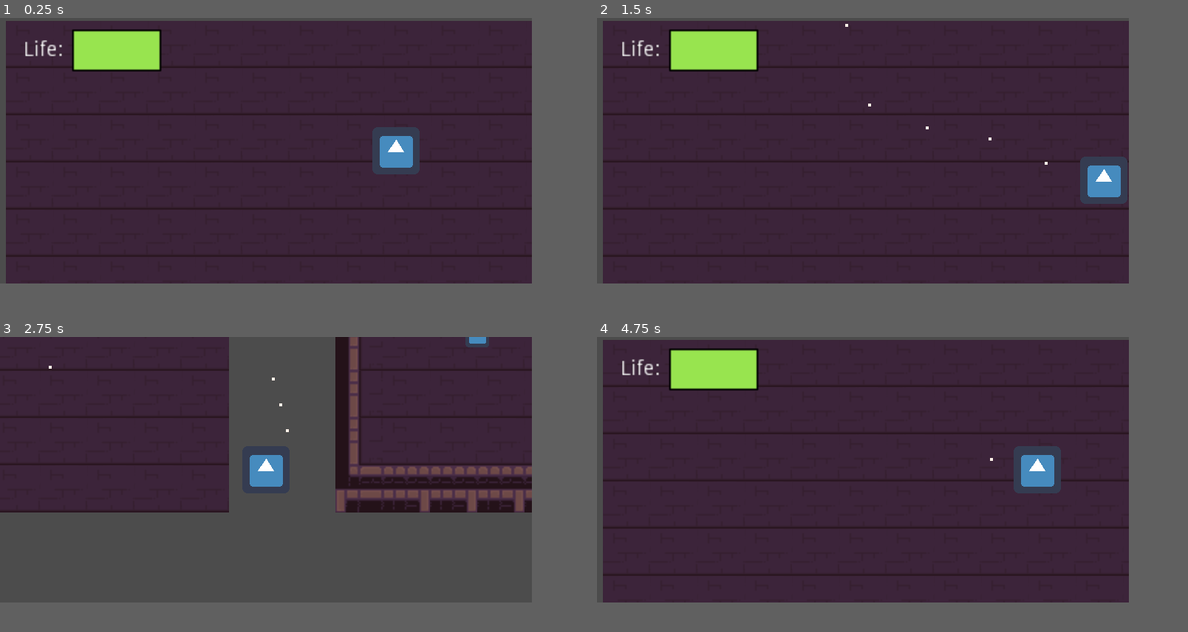
Above: before the commit, frames 1-4 (two rows, left to right).
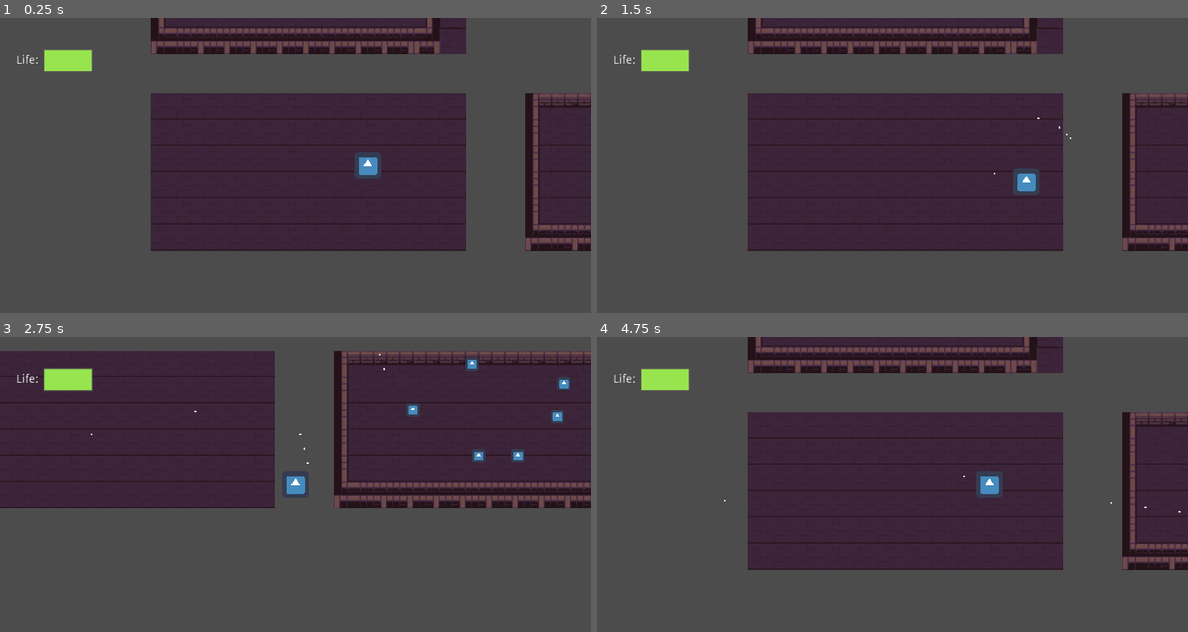
Above: after the commit, the same moments.

Repository: Skuuully/Godot2dTopDown
Game: Godot game, scene res://Scenes/World.tscn
Two runs of this game, one before a commit and one after it. Both use one fixed random seed, a clock stepped at 60 frames per second and the inputs below. The engine's default icon, where the game draws it, is replaced by a stand-in: a white triangle on a blue panel in a dark square.
Inputs (mouse positions are in pixels of both pictures, inside the frame that each line leads up to):
- Up to frame 1 (0.25 s): no input
- Up to frame 2 (1.5 s): tap Enter at 0.5 s; move the mouse to (981, 136) at 0.52 s; press the mouse at (981, 136) at 0.53 s; hold D (right) 0.53-1.28 s; move the mouse to (756, 165) at 1.27 s; release the mouse at (756, 165) at 1.28 s; hold S (down) from 1.28 s (still down); click (756, 165) at 1.35 s
- Up to frame 3 (2.75 s): move the mouse to (319, 410) at 2.02 s; release S (down) at 2.03 s; press the mouse at (319, 410) at 2.03 s; hold D (right) from 2.03 s (still down)
- Up to frame 4 (4.75 s): move the mouse to (833, 522) at 2.77 s; release D (right) at 2.78 s; release the mouse at (833, 522) at 2.78 s; hold W (up) 2.78-3.53 s; click (833, 522) at 2.85 s; move the mouse to (1022, 508) at 3.52 s; press the mouse at (1022, 508) at 3.53 s; hold A (left) from 3.53 s (still down); move the mouse to (703, 428) at 4.27 s; release the mouse at (703, 428) at 4.28 s; click (703, 428) at 4.35 s
In our replay, the window is 720x360 before the commit and 800x400 after it. These sizes can differ from the game's own. Grey fills any space a smaller window leaves; there, only what the larger window draws over its background counts as a difference.

The runs differ from the first frame. In frame 1, 55% of the frame differs, in the area x 1-100%, y 0-90%; in frame 2, 54%; in frame 3, 20%; in frame 4, 55%.

Commit message:
Beginning of playing with a state machine for a basic enemy

Diff:
--- /dev/null
+++ b/Prefabs/BasicEnemy.tscn
@@ -0,0 +1,22 @@
+[gd_scene load_steps=6 format=2]
+
+[ext_resource path="res://Scripts/BasicEnemy/BasicEnemyStateMachine.gd" type="Script" id=1]
+[ext_resource path="res://Scripts/BasicEnemy/BasicEnemyIdle.gd" type="Script" id=2]
+[ext_resource path="res://Scripts/BasicEnemy/BasicEnemyMoving.gd" type="Script" id=3]
+[ext_resource path="res://Prefabs/BasicEnemyShooting.gd" type="Script" id=4]
+[ext_resource path="res://Scripts/BasicEnemy/BasicEnemy.gd" type="Script" id=5]
+
+[node name="BasicEnemy" type="Node"]
+script = ExtResource( 5 )
+
+[node name="StateMachine" type="Node" parent="."]
+script = ExtResource( 1 )
+
+[node name="Idle" type="Node" parent="StateMachine"]
+script = ExtResource( 2 )
+
+[node name="Moving" type="Node" parent="StateMachine"]
+script = ExtResource( 3 )
+
+[node name="Shooting" type="Node" parent="StateMachine"]
+script = ExtResource( 4 )
--- /dev/null
+++ b/Prefabs/BasicEnemyShooting.gd
@@ -0,0 +1,8 @@
+extends BasicEnemyState
+
+func enter() -> void:
+	# Change the animation to the shooting animation
+	pass
+
+func _shoot() -> void:
+	pass
--- a/Scenes/UI.tscn
+++ b/Scenes/UI.tscn
@@ -1,18 +1,23 @@
-[gd_scene load_steps=4 format=2]
+[gd_scene load_steps=5 format=2]
 
-[ext_resource path="res://Sprites/Full.png" type="Texture" id=1]
-[ext_resource path="res://Sprites/Empty.png" type="Texture" id=2]
-[ext_resource path="res://Scripts/UI/HPBar.gd" type="Script" id=3]
+[ext_resource path="res://Sprites/Over.png" type="Texture" id=1]
+[ext_resource path="res://Sprites/Under.png" type="Texture" id=2]
+[ext_resource path="res://Scripts/UI.gd" type="Script" id=4]
+[ext_resource path="res://Sprites/Progress.png" type="Texture" id=5]
 
 [node name="Control" type="Control"]
 anchor_right = 1.0
 anchor_bottom = 1.0
+script = ExtResource( 4 )
 __meta__ = {
 "_edit_use_anchors_": false
 }
 
-[node name="Margin" type="MarginContainer" parent="."]
+[node name="CanvasLayer" type="CanvasLayer" parent="."]
+
+[node name="Margin" type="MarginContainer" parent="CanvasLayer"]
 anchor_right = 1.0
+margin_bottom = 104.0
 custom_constants/margin_right = 20
 custom_constants/margin_top = 20
 custom_constants/margin_left = 20
@@ -21,23 +26,22 @@
 "_edit_use_anchors_": false
 }
 
-[node name="HBoxContainer" type="HBoxContainer" parent="Margin"]
+[node name="HBoxContainer" type="HBoxContainer" parent="CanvasLayer/Margin"]
 margin_left = 20.0
 margin_top = 20.0
-margin_right = 340.0
+margin_right = 700.0
 margin_bottom = 84.0
 
-[node name="Label" type="Label" parent="Margin/HBoxContainer"]
+[node name="Label" type="Label" parent="CanvasLayer/Margin/HBoxContainer"]
 margin_top = 25.0
 margin_right = 27.0
 margin_bottom = 39.0
 text = "Life:"
 
-[node name="TextureProgress" type="TextureProgress" parent="Margin/HBoxContainer"]
+[node name="TextureProgress" type="TextureProgress" parent="CanvasLayer/Margin/HBoxContainer"]
 margin_left = 31.0
 margin_right = 95.0
 margin_bottom = 64.0
 texture_under = ExtResource( 2 )
 texture_over = ExtResource( 1 )
-texture_progress = ExtResource( 1 )
-script = ExtResource( 3 )
+texture_progress = ExtResource( 5 )
--- /dev/null
+++ b/Scripts/BasicEnemy/BasicEnemy.gd
@@ -0,0 +1,16 @@
+extends Node
+
+
+# Declare member variables here. Examples:
+# var a = 2
+# var b = "text"
+
+
+# Called when the node enters the scene tree for the first time.
+func _ready():
+	pass # Replace with function body.
+
+
+# Called every frame. 'delta' is the elapsed time since the previous frame.
+#func _process(delta):
+#	pass
--- /dev/null
+++ b/Scripts/BasicEnemy/BasicEnemyIdle.gd
@@ -0,0 +1,6 @@
+extends BasicEnemyState
+class_name BasicEnemyIdle
+
+func enter() -> void:
+	# Change the animation to idle
+	pass
--- /dev/null
+++ b/Scripts/BasicEnemy/BasicEnemyMoving.gd
@@ -0,0 +1,24 @@
+extends BasicEnemyState
+class_name BasicEnemyMoving
+
+var _route = null
+
+func enter() -> void:
+	# Change the animation state to moving
+	_findRoute()
+
+func update() -> void:
+	_followRoute()
+	pass
+
+func _followRoute() -> void:
+	if _route != null && _route.size > 0:
+		pass
+
+		# At end of route now transition to shoot
+		_stateMachine.changeState(BasicEnemyStateMachine.State.SHOOTING)
+	pass
+
+func _findRoute() -> void:
+	# Setup the route using the navigation mesh
+	pass
--- /dev/null
+++ b/Scripts/BasicEnemy/BasicEnemyState.gd
@@ -0,0 +1,19 @@
+extends Node
+class_name BasicEnemyState
+
+var _stateMachine:BasicEnemyStateMachine = get_parent()
+
+# Should handle any functionality that should occur within the _physics_process
+func update() -> void:
+	# Empty provide implementation in extending nodes
+	pass
+
+# Handle any functionality that may need to occur upon first entering the state
+func enter() -> void:
+	# Empty provide implementation in extending nodes
+	pass
+
+# Handle any functionality that should occur just before leaving the state
+func _exit() -> void:
+	# Empty provide implementation in extending nodes
+	pass
--- /dev/null
+++ b/Scripts/BasicEnemy/BasicEnemyStateMachine.gd
@@ -0,0 +1,34 @@
+extends Node
+class_name BasicEnemyStateMachine
+
+# Different states for the state machine
+enum State {IDLE, MOVING, SHOOTING}
+
+# The currentStaet of the node, default to idle
+onready var currentState:BasicEnemyState = $Idle
+
+# Node for the idle state
+onready var idleState = $Idle
+
+# Node for the moving state
+onready var movingState = $Moving
+
+# Node for the shooting state
+onready var shootingState = $Shooting
+
+func _physics_process(delta:float) -> void:
+	currentState.update()
+
+# Changes the state from one to another calling the entry and exit methods
+# appropiately
+func changeState(newState:int) -> void:
+	currentState.exit()
+	match newState:
+		State.IDLE:
+			currentState = idleState
+		State.MOVING:
+			currentState = movingState
+		State.SHOOTING:
+			currentState = shootingState
+
+	currentState.enter()
--- a/Scripts/Player.gd
+++ b/Scripts/Player.gd
@@ -6,6 +6,9 @@
 # Movement based stuff
 export var ACCELERATION:float = 100
 export var MAX_SPEED:float = 100
+
+export var MAX_LIFE:int = 6;
+var _life:int = MAX_LIFE setget , getLife;
 
 # Bullet based stuff
 export var BULLETSPEED:float = 120;
@@ -22,6 +25,7 @@
 # fired when player positions changes, additionally sends out new position
 signal moved()
 signal _bulletCreated(newBullet)
+signal damageTaken()
 
 func _physics_process(_delta) -> void:
 	move()
@@ -68,11 +72,14 @@
 
 func onDamageTaken() -> void:
 	if invincibleTimer.is_stopped():
-		doShockwave()
-		flash()
-		invincibleTimer.start()
-
-	pass
+		_life -= 1;
+		emit_signal("damageTaken")
+		if (_life <= 0):
+			died()
+		else:
+			doShockwave()
+			flash()
+			invincibleTimer.start()
 
 func doShockwave() -> void:
 	# Get the top left position of the camera
@@ -93,6 +100,12 @@
 	yield(get_tree().create_timer(invincibleTimer.wait_time / 4), "timeout")
 	modulate.a = 1.0
 
+func died() -> void:
+	assert(_life <= 0)
+
+func getLife() -> int:
+	return _life;
+
 # Method that can be cheked for on nodes to determine if the node is the player
 # node.has_method("isPlayer") will return true, the method need not do anything
 # special
--- /dev/null
+++ b/Scripts/UI.gd
@@ -0,0 +1,10 @@
+extends Control
+
+onready var _lifeBar:TextureProgress = $CanvasLayer/Margin/HBoxContainer/TextureProgress
+
+func _ready():
+	_lifeBar.set_value(100)
+
+func updateLife(currentHealth:int, maxHealth:int) -> void:
+	var percentage:float = (currentHealth as float/maxHealth as float) * 100.0
+	_lifeBar.set_value(percentage)
--- a/Scripts/UI/HPBar.gd
+++ /dev/null
@@ -1,10 +0,0 @@
-extends TextureProgress
-
-func connectToPlayer(player):
-	player.connect("damageTaken", player, "_onDamageTaken")
-	pass
-
-# Handler for when the player takes damage
-func _onDamageTaken(damage):
-	tint_progress -= damage
-	pass
--- a/Scripts/World.gd
+++ b/Scripts/World.gd
@@ -3,7 +3,7 @@
 extends Node2D
 
 # The player node
-onready var player = $Player
+onready var player:Player = $Player
 
 # The player camera, used when no room is currently active
 onready var _playerCamera = $PlayerCamera
@@ -14,12 +14,15 @@
 # The currently active room
 onready var _activeRoom = $StartRoom
 
+onready var _gui = $GUI
+
 # The text to instantiate when a bullet collides
 var dmgText = preload("res://Prefabs/DamageText.tscn")
 
 func _ready():
 	player.connect("_bulletCreated", self, "_onBulletCreated")
 	player.connect("moved", self, "_onPlayerMove")
+	player.connect("damageTaken", self, "_onPlayerDamageTaken")
 	for child in get_children():
 		if (child != null) && child.has_method("isRoom"):
 			child.connect("playerExited", self, "_playerExited")
@@ -58,3 +61,7 @@
 	_activeRoom = newRoom
 	_activeRoom.activateCamera()
 	pass
+
+func _onPlayerDamageTaken() -> void:
+	_gui.updateLife(player.getLife(), player.MAX_LIFE)
+	pass
--- a/project.godot
+++ b/project.godot
@@ -9,6 +9,26 @@
 config_version=4
 
 _global_script_classes=[ {
+"base": "BasicEnemyState",
+"class": "BasicEnemyIdle",
+"language": "GDScript",
+"path": "res://Scripts/BasicEnemy/BasicEnemyIdle.gd"
+}, {
+"base": "BasicEnemyState",
+"class": "BasicEnemyMoving",
+"language": "GDScript",
+"path": "res://Scripts/BasicEnemy/BasicEnemyMoving.gd"
+}, {
+"base": "Node",
+"class": "BasicEnemyState",
+"language": "GDScript",
+"path": "res://Scripts/BasicEnemy/BasicEnemyState.gd"
+}, {
+"base": "Node",
+"class": "BasicEnemyStateMachine",
+"language": "GDScript",
+"path": "res://Scripts/BasicEnemy/BasicEnemyStateMachine.gd"
+}, {
 "base": "RigidBody2D",
 "class": "Bullet",
 "language": "GDScript",
@@ -25,6 +45,10 @@
 "path": "res://Scripts/Player.gd"
 } ]
 _global_script_class_icons={
+"BasicEnemyIdle": "",
+"BasicEnemyMoving": "",
+"BasicEnemyState": "",
+"BasicEnemyStateMachine": "",
 "Bullet": "",
 "Enemy": "",
 "Player": ""
@@ -38,8 +62,8 @@
 
 [display]
 
-window/size/width=360
-window/size/height=180
+window/size/width=720
+window/size/height=360
 window/size/test_width=1080
 window/size/test_height=540
 window/stretch/mode="2d"
Binary file removed: Sprites/Empty.png
Binary file removed: Sprites/Full.png
Binary file added: Sprites/Over.png
Not shown, changed: Sprites/Over.png.import
Binary file added: Sprites/Progress.png
Not shown, added: Sprites/Progress.png.import
Binary file added: Sprites/Under.png
Not shown, changed: Sprites/Under.png.import
